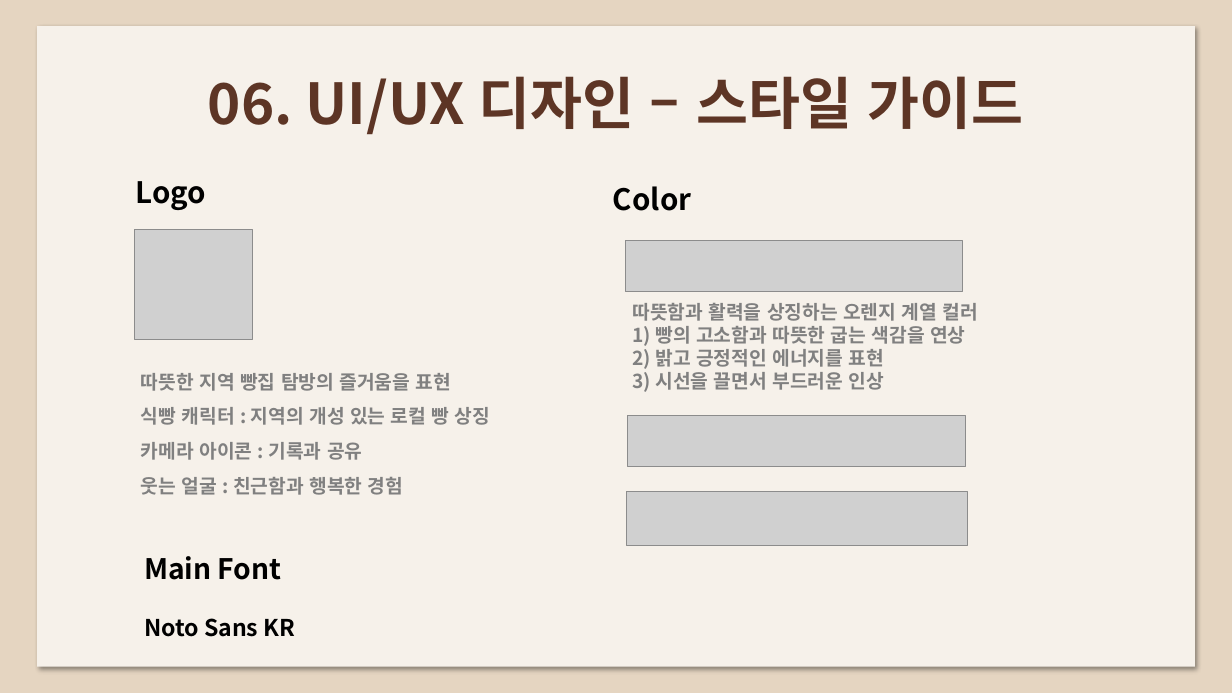
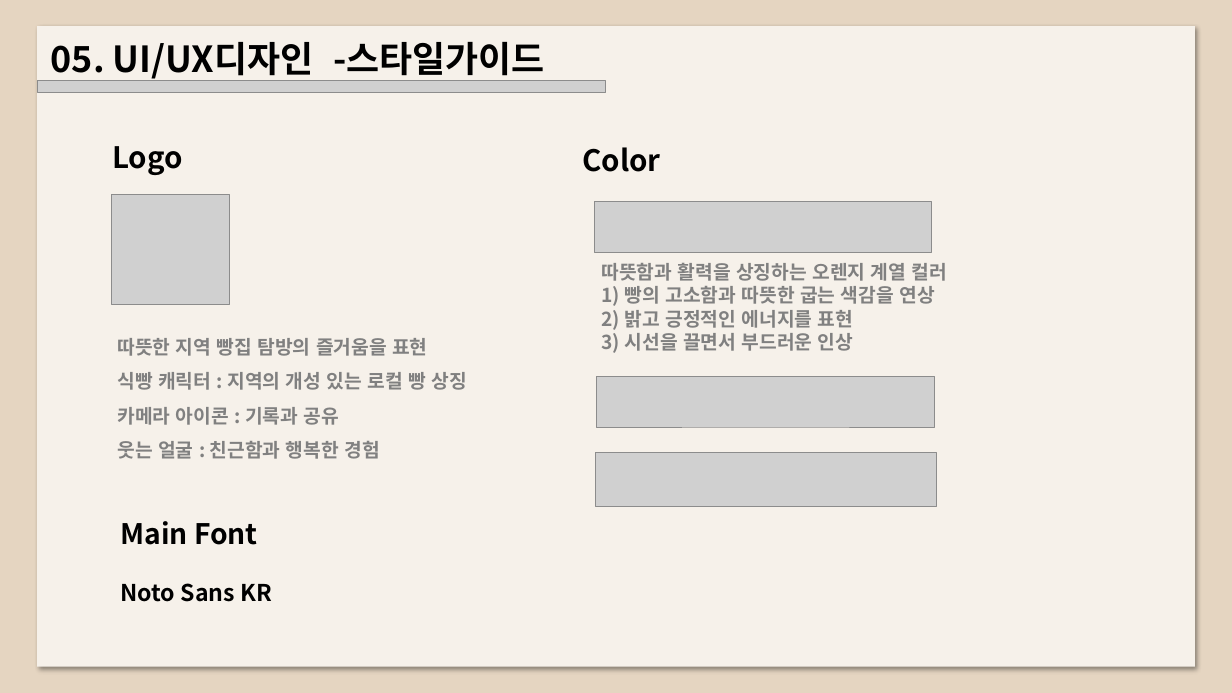
Before and after one commit to jflower52/portfolio, a slide deck: slide 16 of report/todayhanbbang.pptx (slide 15 before the commit). Drawn at 1232x693 pixels with LibreOffice and Linux fonts; fonts in the diff are those of the drawing; grey boxes stand for pictures. Boxes give left, top, right and bottom in pixels: in the first picture for what was removed or moved away, otherwise in the second. Text is boxed around its words. In the diff, an @@ line names an element or a change of style, - is before the commit and + after.

```diff
--- a/report/todayhanbbang.pptx
+++ b/report/todayhanbbang.pptx
@@ text at box(51, 42, 545, 81): text changed; size 44 to 28 pt; text colour #5D3525 to #000000 @@
-06. UI/UX 디자인 – 스타일 가이드
+05. UI/UX디자인 -스타일가이드
@@ picture added at box(37, 80, 605, 91) @@
@@ 3 texts, 1 picture: place and size @@
-3 texts, 1 picture at box(135, 181, 490, 637)
+3 texts, 1 picture at box(112, 146, 466, 602)
@@ 3 pictures, 2 texts: place and size @@
-3 pictures, 2 texts at box(613, 186, 978, 545)
+3 pictures, 2 texts at box(582, 147, 947, 506)
```
Also in this commit, not shown: 21 other slides changed, 9 slides added, 10 slides removed, 1 other file.
